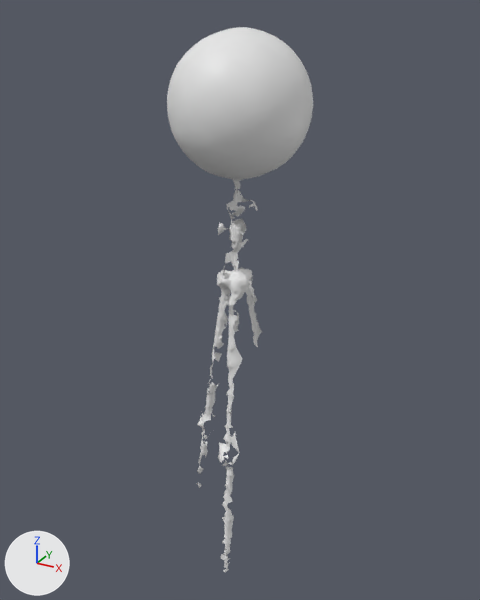
Renders of the OBJ model res/Metalsphere/Gridtest_2_3_2.000001.obj from each side of a commit.
One viewpoint serves both versions: a 50 mm lens placed at (404.0, -819.0, 1338.0), pointed at (-292.0, 446.0, 706.0). Every picture has the same lights, and +X, +Y and +Z are marked at lower left. Materials are left out; every surface is plain grey. Where no turn or scale is listed for an object, it has been applied to the vertices.

Objects in the first picture: 'Gridtest_2_3_2.000001'.
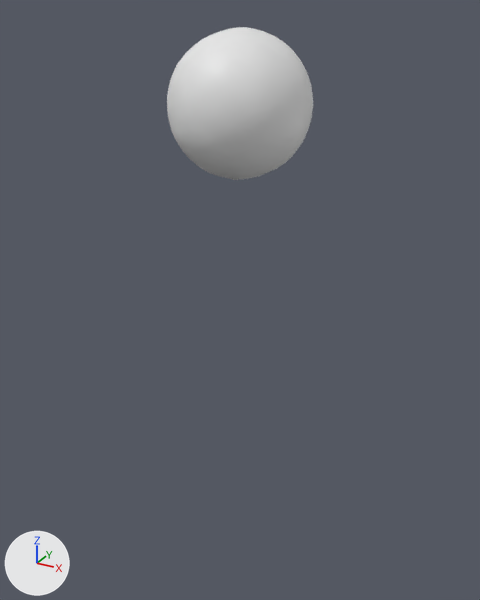
Where the change shows, as pixel boxes [x1, y1, x2, y2] in the pictures (480 x 600 px):
```json
{"object": "Gridtest_2_3_2.000001", "change": "reshaped", "before": [167, 27, 313, 572], "after": [167, 27, 313, 180], "on screen": "72% shorter"}
{"part": 1, "of": "me_gridtest_2_3_2_000001", "change": "deleted", "before": [197, 379, 219, 474]}
{"part": 2, "of": "me_gridtest_2_3_2_000001", "change": "deleted", "before": [210, 179, 262, 572]}
```

The change, as JSON lines over the scene's bpy script:
```json
{"block": "me_gridtest_2_3_2_000001", "where": "# used by ob_gridtest_2_3_2_000001; location = (0.0, 0.0, 0.0)"}
{"op": "remove", "block": "me_gridtest_2_3_2_000001", "code": "me_gridtest_2_3_2_000001.from_pydata(...)  # 20601 vertices, 40345 faces; spans x -431.0..-132.0, y 278.0..578.0, z 12.0..1303.0"}
{"op": "add", "block": "me_gridtest_2_3_2_000001", "code": "me_gridtest_2_3_2_000001.from_pydata(...)  # 17420 vertices, 34759 faces; spans x -431.0..-132.0, y 278.0..578.0, z 999.0..1303.0"}
{"block": "me_gridtest_2_3_2_000001", "change": "me_gridtest_2_3_2_000001 part 1: the loose piece of 396 vertices spanning x -416.0..-343.0, y 406.0..467.0, z 173.0..482.0 is deleted"}
{"block": "me_gridtest_2_3_2_000001", "change": "me_gridtest_2_3_2_000001 part 2: 2768 vertices removed from x -367.0..-234.0, y 288.0..485.0, z 12.0..997.0"}
```
